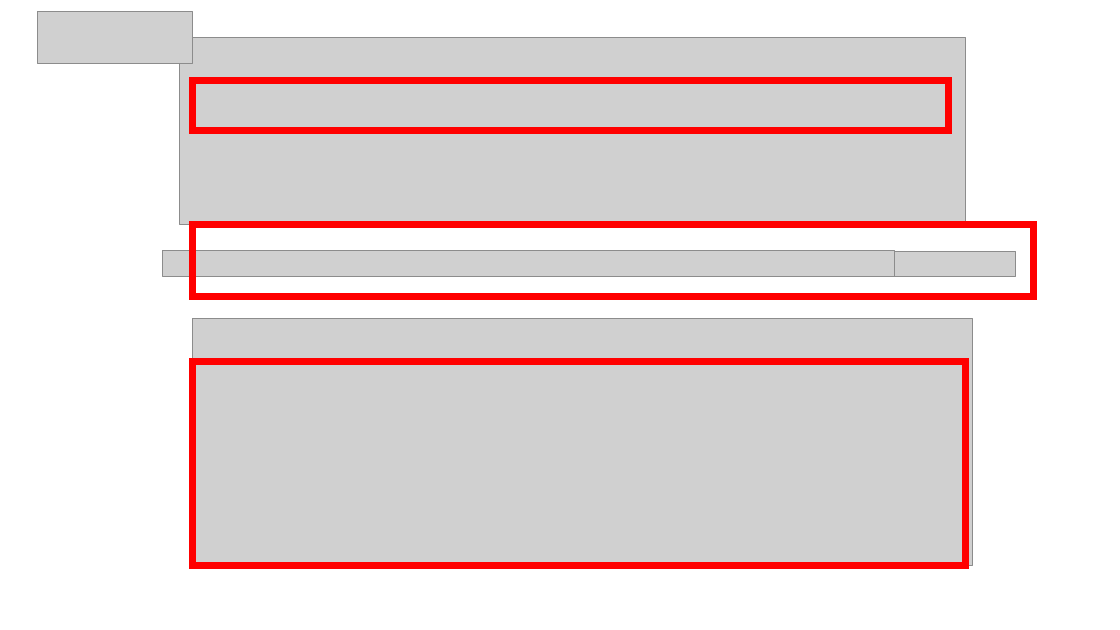
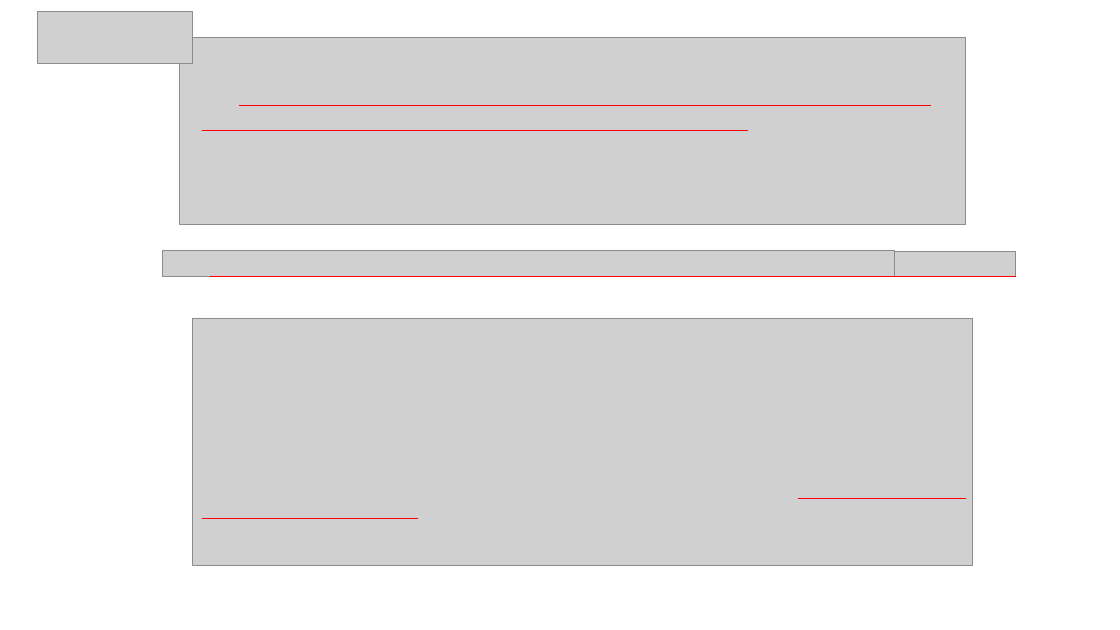
Before and after one commit to zaboltar/zaboltar.github.io, a slide deck: slide 38 of assets uarm/2023 1 UarmPCrit/Kant - Doctrina del Derecho.pptx (slide 32 before the commit). Drawn at 1120x630 pixels with LibreOffice and Linux fonts; fonts in the diff are those of the drawing; grey boxes stand for pictures. Boxes give left, top, right and bottom in pixels: in the first picture for what was removed or moved away, otherwise in the second. Text is boxed around its words. In the diff, an @@ line names an element or a change of style, - is before the commit and + after.

```diff
--- a/assets uarm/2023 1 UarmPCrit/Kant - Doctrina del Derecho.pptx
+++ b/assets uarm/2023 1 UarmPCrit/Kant - Doctrina del Derecho.pptx
@@ rectangle removed at [192,81,949,131] @@
@@ line added from (239, 106) to (932, 106), #FF0000 0.5 pt @@
@@ line added from (202, 131) to (748, 131), #FF0000 0.5 pt @@
@@ rectangle removed at [192,225,1033,297] @@
@@ line added from (210, 276) to (1016, 276), #FF0000 0.5 pt @@
@@ rectangle removed at [192,361,965,565] @@
@@ line added from (798, 498) to (966, 498), #FF0000 0.5 pt @@
@@ line added from (202, 518) to (418, 518), #FF0000 0.5 pt @@
```
Also in this commit, not shown: 22 other slides changed, 17 slides added, 2 slides removed, 3 other files.
